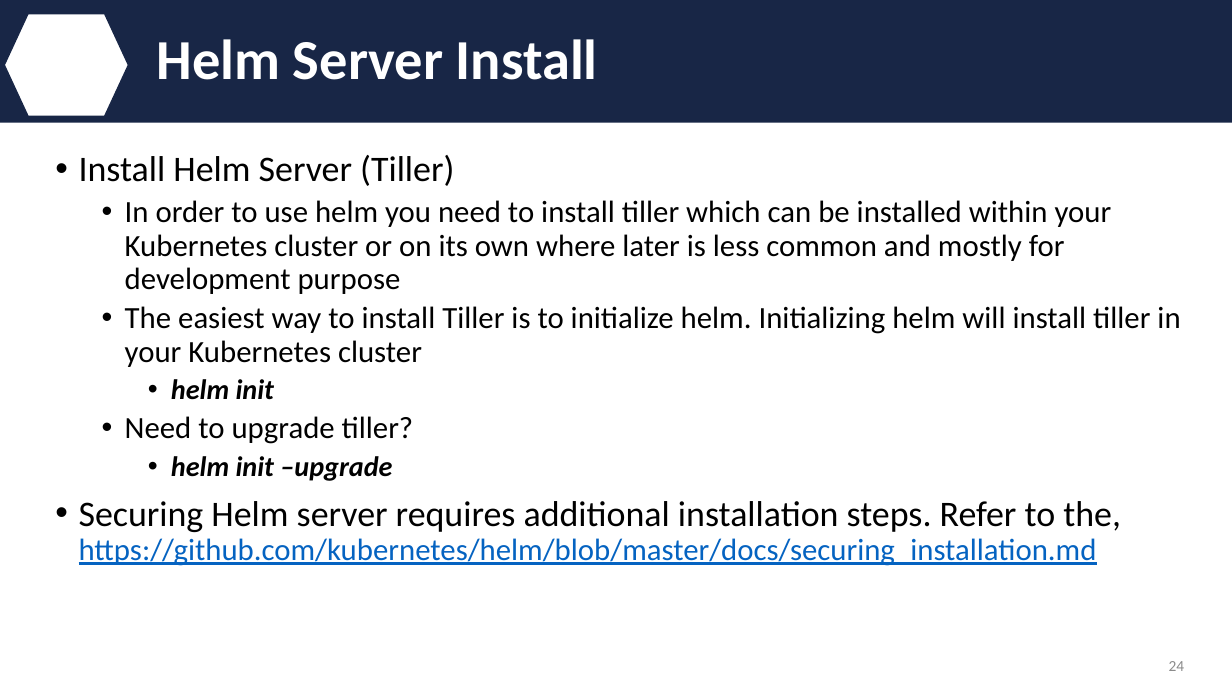
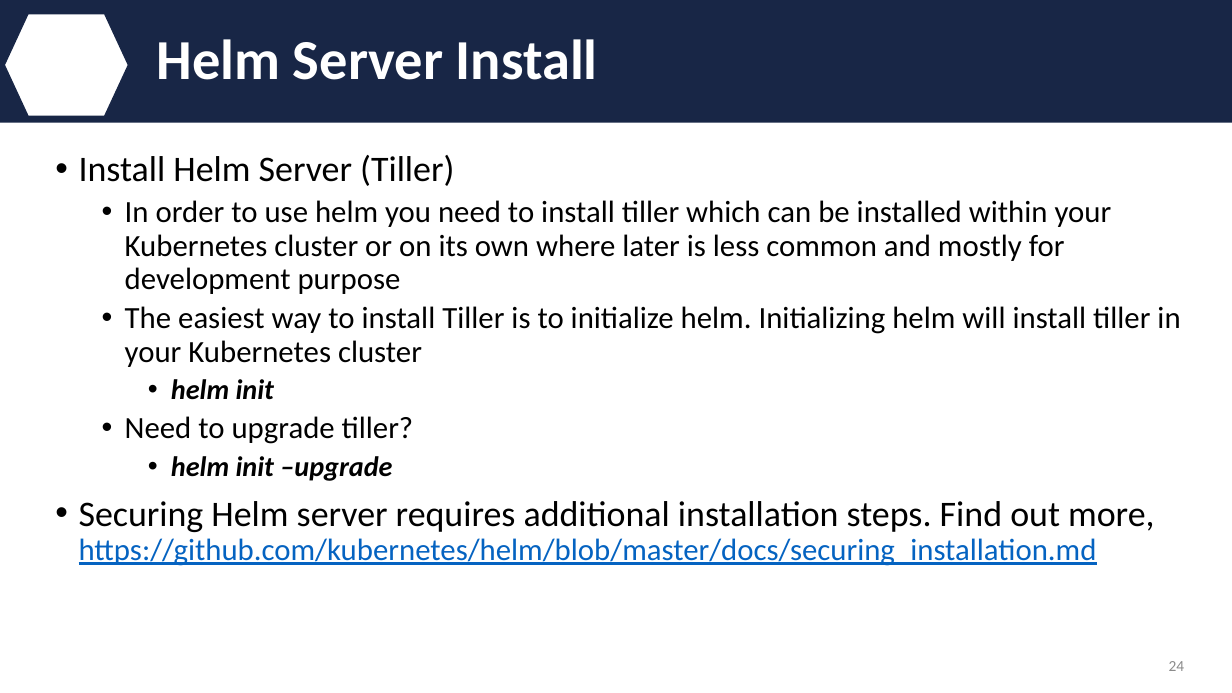
Before and after one commit to IBM/helm101, a slide deck: slide 24 of presentation/Helm.pptx. Drawn at 1232x693 pixels with LibreOffice and Linux fonts; fonts in the diff are those of the drawing; background and template pictures are left out. Boxes give left, top, right and bottom in pixels: in the first picture for what was removed or moved away, otherwise in the second. Text is boxed around its words. In the diff, an @@ line names an element or a change of style, - is before the commit and + after.

```diff
--- a/presentation/Helm.pptx
+++ b/presentation/Helm.pptx
@@ text at (79,501,1154,566): text changed @@
-• Securing Helm server requires additional installation steps. Refer to the, https://github.com/kubernetes/helm/blob/master/docs/securing_installation.md
+• Securing Helm server requires additional installation steps. Find out more, https://github.com/kubernetes/helm/blob/master/docs/securing_installation.md
```
Also in this commit, not shown: 7 other slides changed.
